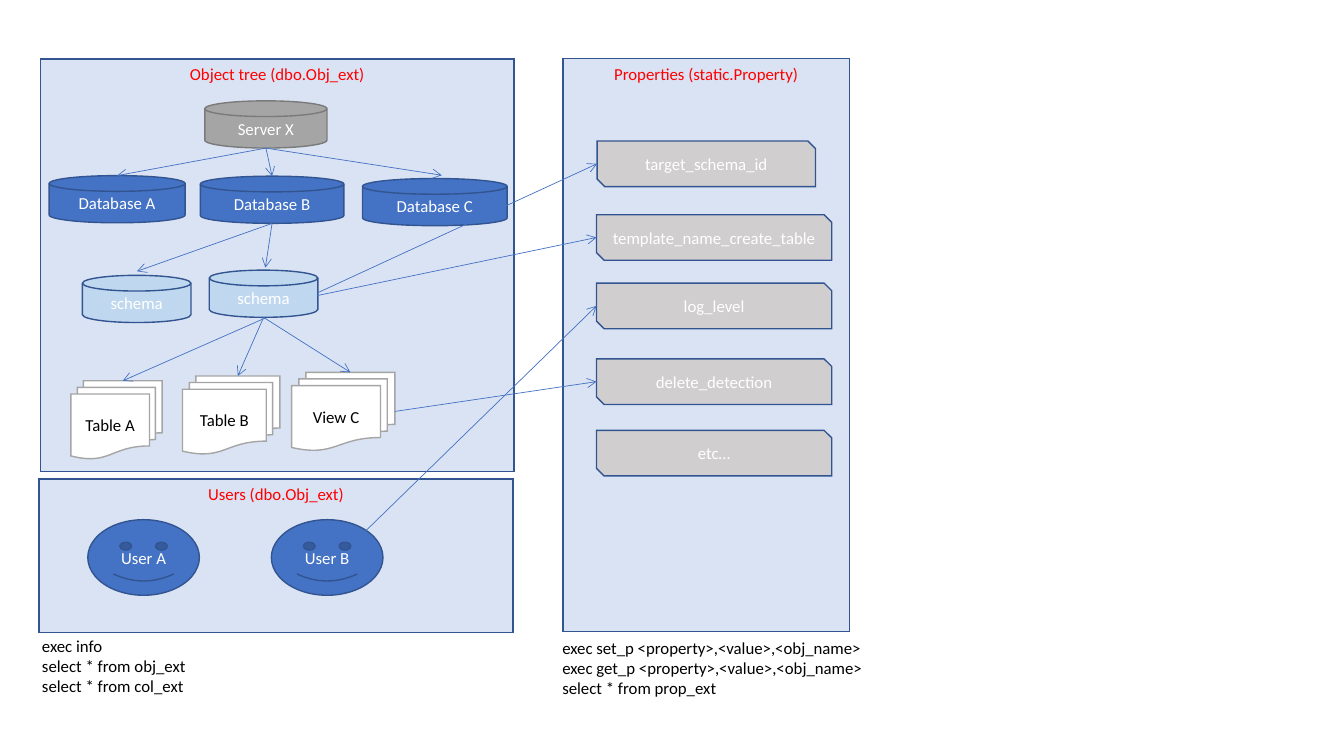
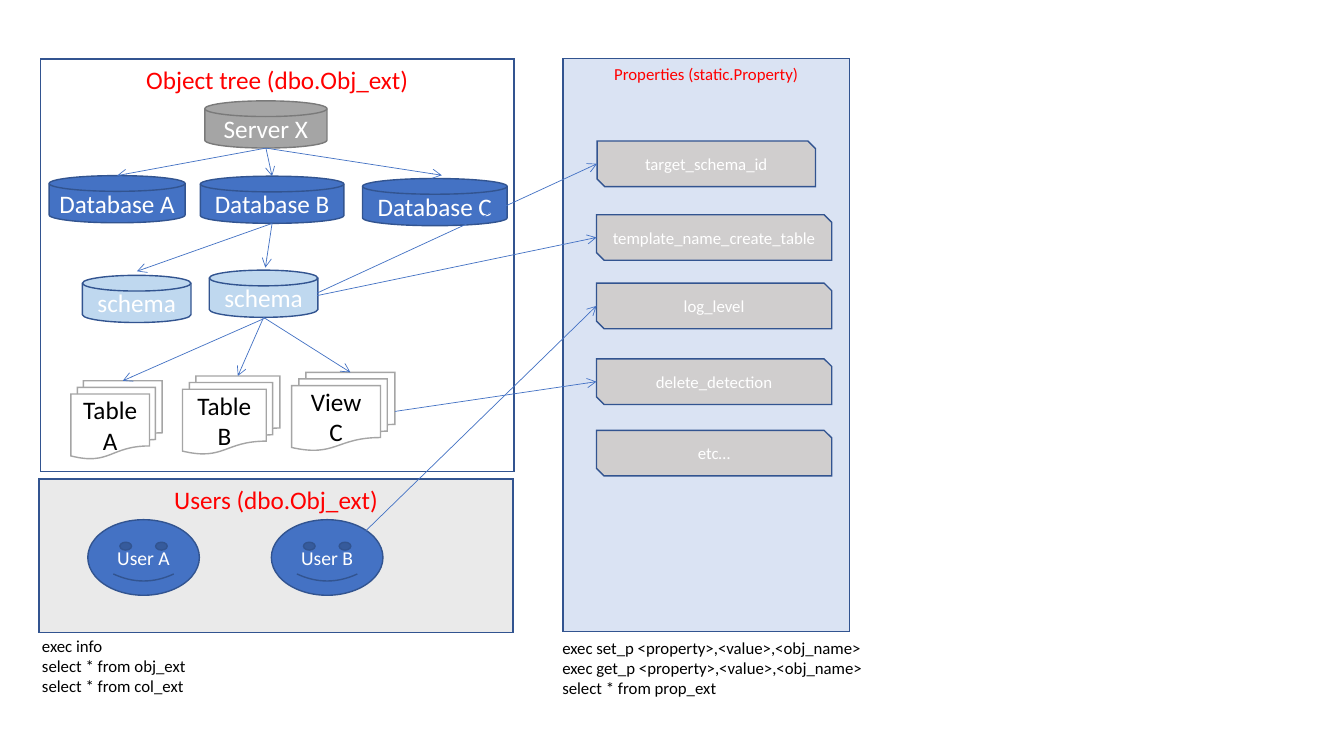
Before and after one commit to basvdberg/BETL, a slide deck: slide 6 of image/betl_architecture.pptx (slide 3 before the commit). Drawn at 1344x756 pixels with LibreOffice and Linux fonts; fonts in the diff are those of the drawing. Boxes give left, top, right and bottom in pixels: in the first picture for what was removed or moved away, otherwise in the second. Text is boxed around its words. In the diff, an @@ line names an element or a change of style, - is before the commit and + after.

```diff
--- a/image/betl_architecture.pptx
+++ b/image/betl_architecture.pptx
@@ rectangle "Object tree (dbo.Obj_ext)" at (x1=40, y1=59, x2=514, y2=472): size 12 to 18 pt; fill #DAE3F3 to #FFFFFF @@
@@ size 12 to 18 pt in 9 elements at (x1=83, y1=275, x2=192, y2=323), (x1=71, y1=381, x2=162, y2=459), (x1=201, y1=176, x2=344, y2=224), (x1=205, y1=101, x2=327, y2=148), (x1=49, y1=175, x2=186, y2=223), (x1=363, y1=178, x2=508, y2=226), (x1=210, y1=270, x2=319, y2=318), (x1=182, y1=376, x2=280, y2=454), (x1=291, y1=372, x2=395, y2=450) @@
@@ rectangle "Users (dbo.Obj_ext)" at (x1=39, y1=479, x2=513, y2=632): size 12 to 18 pt; fill #DAE3F3 to #EAEAEA @@
@@ smiley face "User A" at (x1=88, y1=520, x2=200, y2=596): size 12 to 14 pt @@
@@ smiley face "User B" at (x1=271, y1=520, x2=383, y2=596): size 12 to 14 pt @@
```
Also in this commit, not shown: 2 other slides changed, 7 slides added, 1 slide removed, 26 other files.
